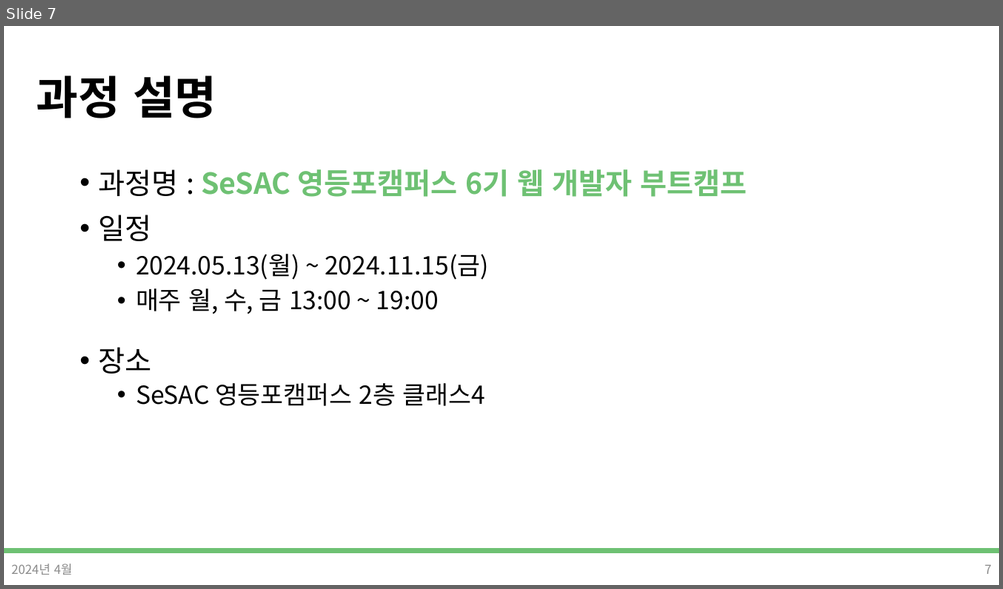
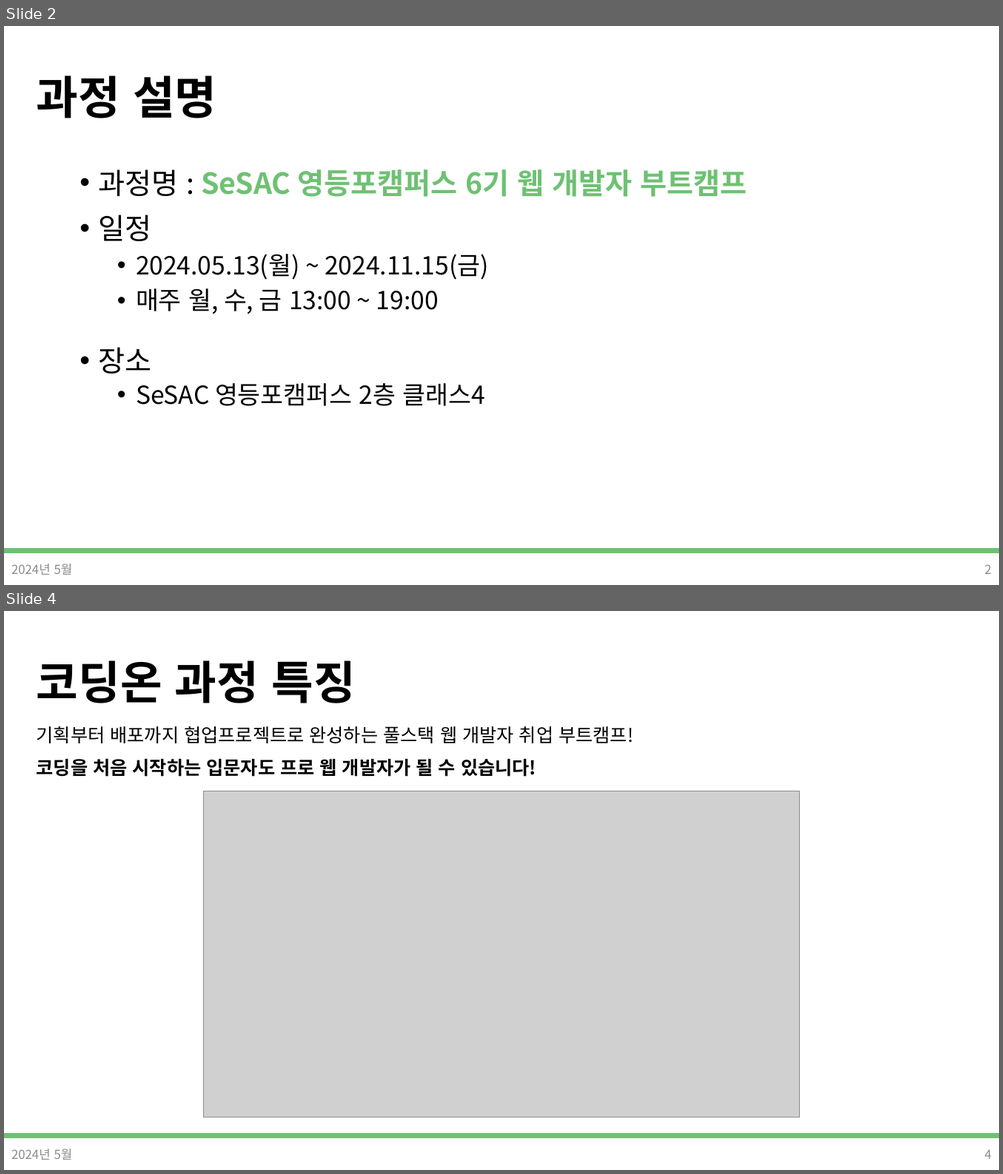
Before and after one commit to DevDamon0527/SeSAC_Yeongdeungpo_Campus_6th, a slide deck: material/[SeSAC_YDP_6] 01_ot,git.pptx. Shown one above the other, each under a label of ours: slide 7 before the commit, slides 2 and 4 after it; the slides between them are not shown. The pictures are 1003x589 and 1003x1174 pixels, drawn with LibreOffice and Linux fonts; fonts in the diff are those of the drawing; grey boxes stand for pictures; background and template pictures are left out. Boxes give left, top, right and bottom in pixels: in the first picture for what was removed or moved away, otherwise in the second. Text is boxed around its words. In the diff, an @@ line names an element or a change of style, - is before the commit and + after.

```diff
--- a/material/[SeSAC_YDP_6] 01_ot,git.pptx
+++ b/material/[SeSAC_YDP_6] 01_ot,git.pptx
@@ slide 4 added at bbox=[4, 611, 999, 1170], background #FFFFFF; not listed: 1 template element that a slide beside it also shows @@
@@ title added at bbox=[37, 661, 356, 703], 44 pt, text #000000, bold @@
+코딩온 과정 특징
@@ text added at bbox=[37, 726, 633, 777], 18 pt, text #000000 @@
+기획부터 배포까지 협업프로젝트로 완성하는 풀스택 웹 개발자 취업 부트캠프!
+코딩을 처음 시작하는 입문자도 프로 웹 개발자가 될 수 있습니다!
@@ picture added at bbox=[203, 792, 800, 1119] @@
@@ text added at bbox=[11, 1149, 73, 1160], 12 pt, text #8C8C8C @@
+2024년 5월
@@ page number added at bbox=[984, 1150, 991, 1159], 12 pt, text #8C8C8C @@
+4
@@ what was slide 7 is now slide 2 @@
@@ slide 2 changed as well @@
@@ text at bbox=[11, 564, 73, 575]: text changed @@
-2024년 4월
+2024년 5월
@@ page number at bbox=[984, 565, 991, 574]: text changed @@
-7
+2
```
Also in this commit, not shown: 29 other slides changed, 4 other slides added, 4 slides removed.
